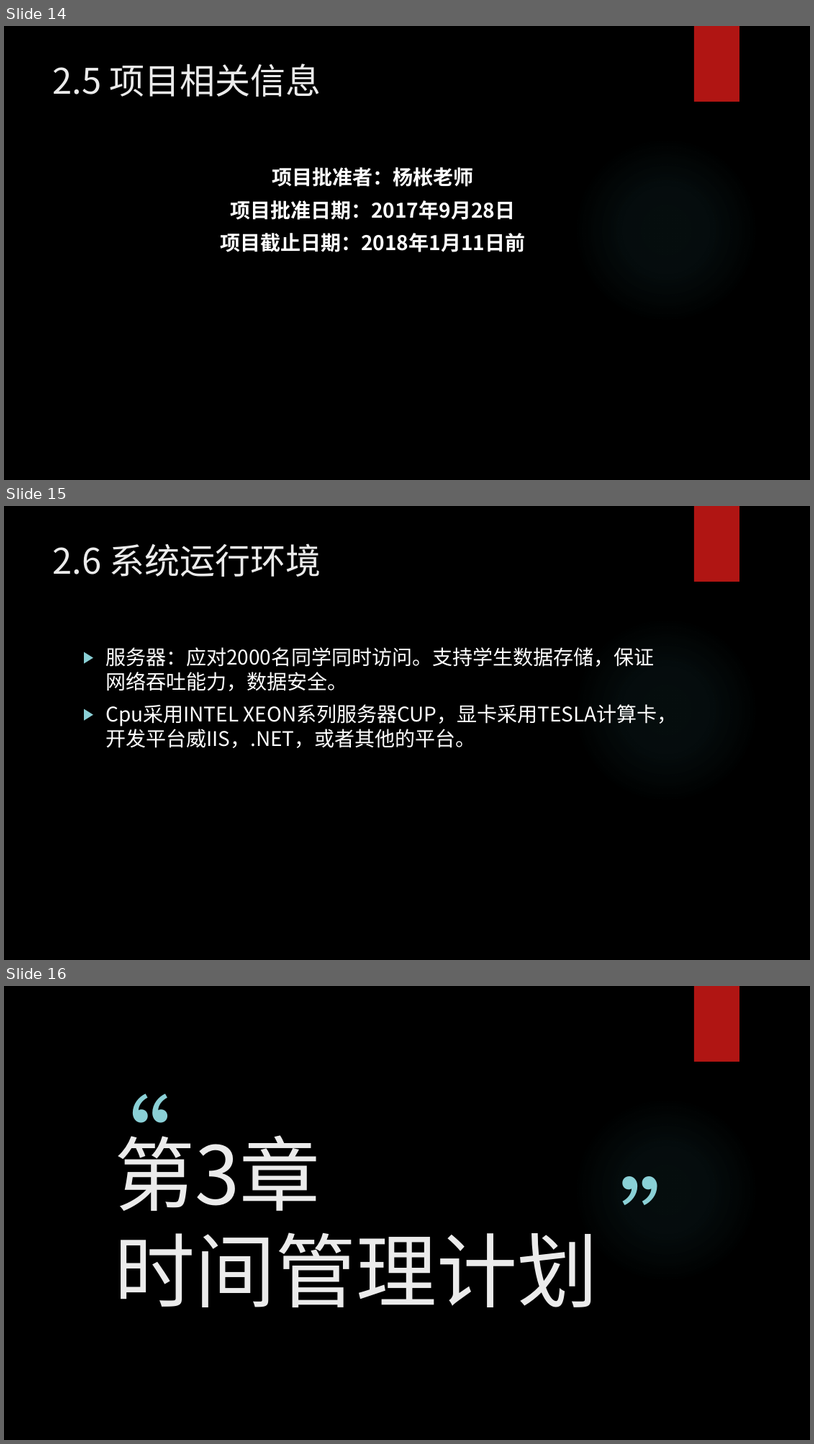
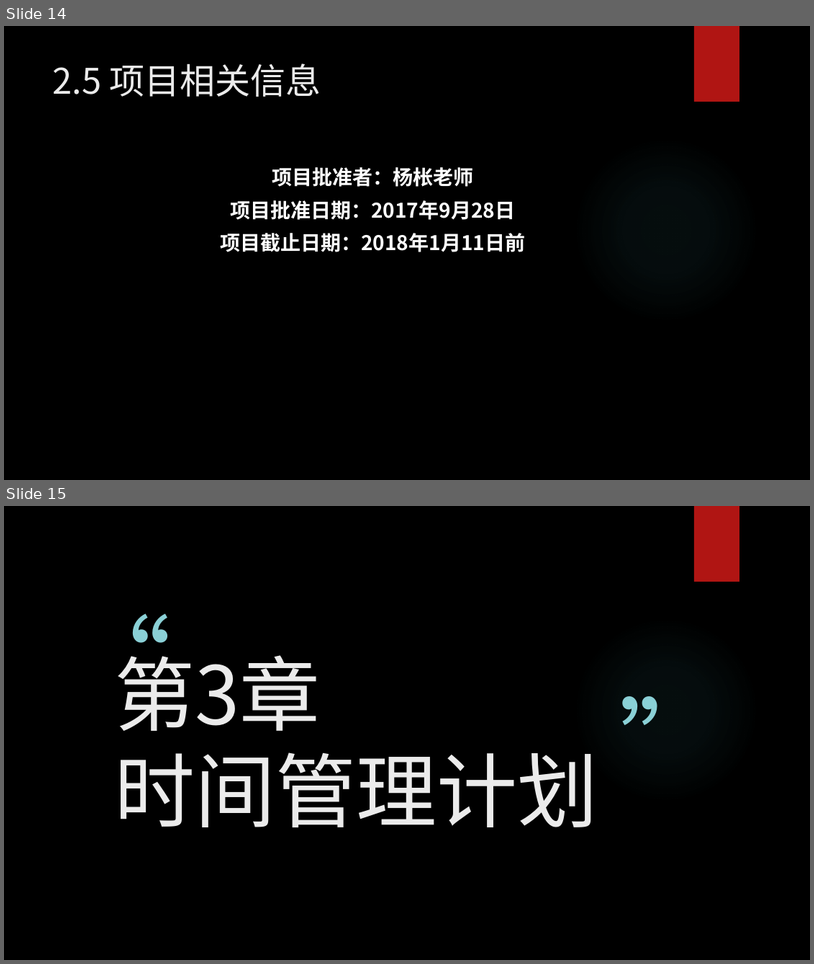
Before and after one commit to woncat/PRD2017, a slide deck: PRD-2017-G25-需求工程计划PPTV0.2.pptx. Shown one above the other, each under a label of ours: slides 14, 15 and 16 before the commit, slides 14 and 15 after it. The pictures are 814x1444 and 814x964 pixels, drawn with LibreOffice and Linux fonts; fonts in the diff are those of the drawing; background and template pictures are left out. Boxes give left, top, right and bottom in pixels: in the first picture for what was removed or moved away, otherwise in the second. Text is boxed around its words. In the diff, an @@ line names an element or a change of style, - is before the commit and + after.

```diff
--- a/PRD-2017-G25-需求工程计划PPTV0.2.pptx
+++ b/PRD-2017-G25-需求工程计划PPTV0.2.pptx
@@ slide 15 removed at [4, 506, 810, 960], background picture (left out); not listed: 2 template elements that a slide beside it also shows @@
@@ title removed at [53, 543, 322, 577] @@
-2.6 系统运行环境
@@ text removed at [106, 647, 678, 748] @@
-▶ 服务器：应对2000名同学同时访问。支持学生数据存储，保证网络吞吐能力，数据安全。
-▶ Cpu采用INTEL XEON系列服务器CUP，显卡采用TESLA计算卡，开发平台威IIS，.NET，或者其他的平台。
@@ what was slide 16 is now slide 15 @@
```
Also in this commit, not shown: 1 slide changed, 1 other file.
